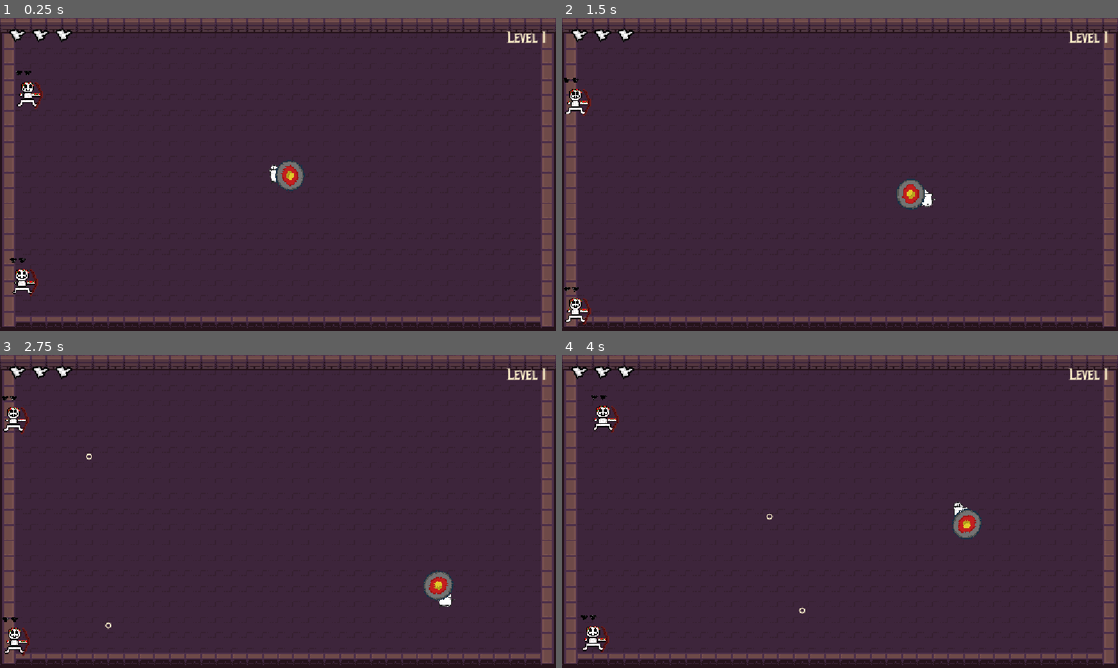
Above: before the commit, frames 1-4 (two rows, left to right).
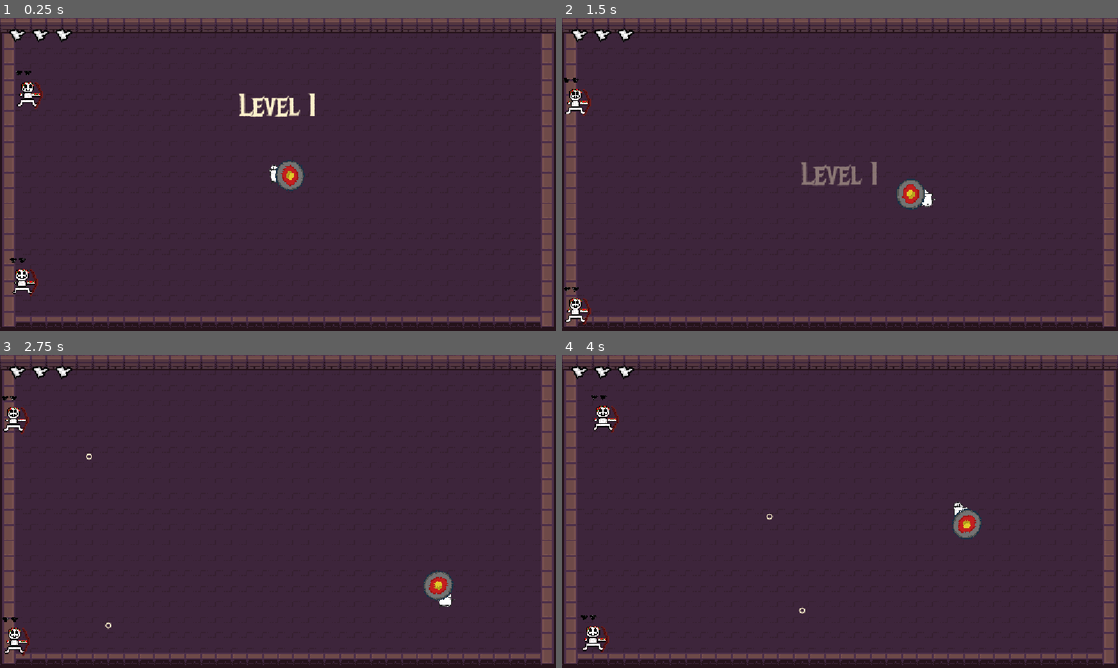
Above: after the commit, the same moments.

Repository: Tylerr-D/bonc
Game: Godot game, scene res://main.tscn
The game is run twice, just before and just after one commit, with the same random seed, the same clock (stepped at 60 frames per second) and the same inputs. Sound files missing from this copy of the repository are replaced by a short silence.
Inputs (mouse positions are in pixels of both pictures, inside the frame that each line leads up to):
- Up to frame 1 (0.25 s): no input
- Up to frame 2 (1.5 s): move the mouse to (962, 158) at 0.52 s; hold D (move_right) 0.53-1.28 s; move the mouse to (728, 190) at 1.27 s; hold S (move_down) from 1.28 s (still down)
- Up to frame 3 (2.75 s): move the mouse to (333, 442) at 2.02 s; release S (move_down) at 2.03 s; hold D (move_right) from 2.03 s (still down)
- Up to frame 4 (4 s): move the mouse to (812, 574) at 2.77 s; release D (move_right) at 2.78 s; hold W (move_up) 2.78-3.53 s; move the mouse to (1006, 558) at 3.52 s; hold A (move_left) from 3.53 s (still down)

The runs differ from the first frame. In frame 1, 0.6% of the frame differs, in the area x 43-99%, y 4-32%; in frame 2, 0.6%; in frame 3, 0.1%; in frame 4, 0.1%.

Commit message:
title slides from top middle

Diff:
--- a/main.gd
+++ b/main.gd
@@ -6,6 +6,7 @@
 var speeds = [80, 110, 150]
 var hearts = [2, 3, 2]
 var enemy_scene = preload("res://enemy.tscn")
+var title_tween
 
 func _process(delta):
 	if level < 3 and get_tree().get_nodes_in_group("enemies").is_empty():
@@ -25,6 +26,14 @@
 		ball.queue_free()
 	$HUD/Wave.text = "Level " + str(level)
 	var screen = get_viewport_rect().size
+	if title_tween:
+		title_tween.kill()
+	$HUD/Wave.position.y = -100
+	$HUD/Wave.modulate.a = 1
+	title_tween = create_tween()
+	title_tween.tween_property($HUD/Wave, "position:y", screen.y / 2 - 50, 0.65).set_trans(Tween.TRANS_QUAD).set_ease(Tween.EASE_OUT)
+	title_tween.tween_interval(0.7)
+	title_tween.tween_property($HUD/Wave, "modulate:a", 0.0, 0.25)
 	var x = 60
 	if $Player.get_global_transform_with_canvas().origin.x < screen.x / 2:
 		x = screen.x - 60
--- a/main.tscn
+++ b/main.tscn
@@ -50,14 +50,13 @@
 texture = ExtResource("3")
 
 [node name="Wave" type="Label" parent="HUD"]
-anchor_left = 1.0
 anchor_right = 1.0
-offset_left = -140.0
-offset_top = 20.0
-offset_right = -20.0
-offset_bottom = 50.0
+offset_top = -100.0
+offset_bottom = 0.0
+mouse_filter = 2
 theme_override_colors/font_color = Color(1, 0.95, 0.8, 1)
 theme_override_fonts/font = ExtResource("5")
-theme_override_font_sizes/font_size = 32
+theme_override_font_sizes/font_size = 64
 text = "Level 1"
-horizontal_alignment = 2
+horizontal_alignment = 1
+vertical_alignment = 1
